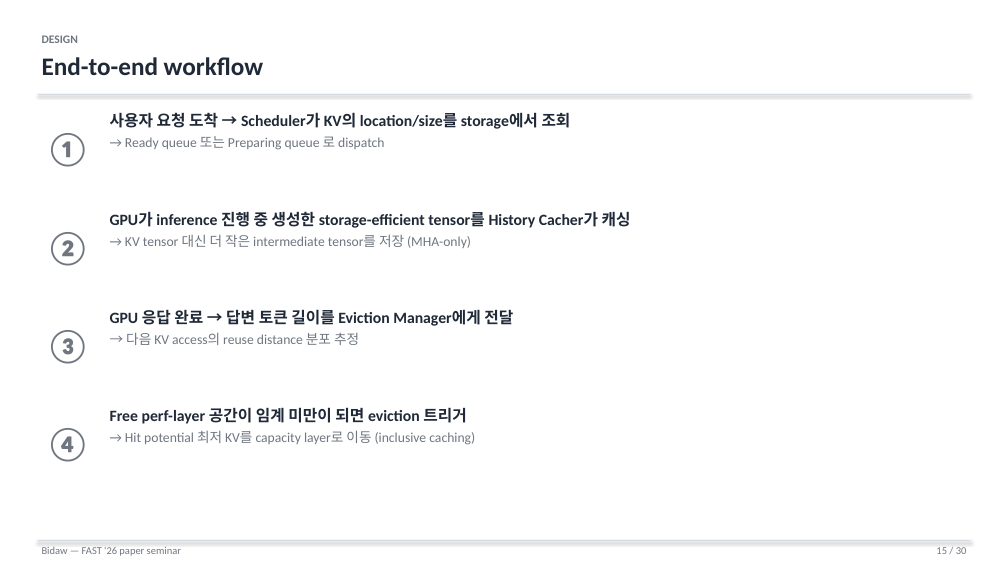
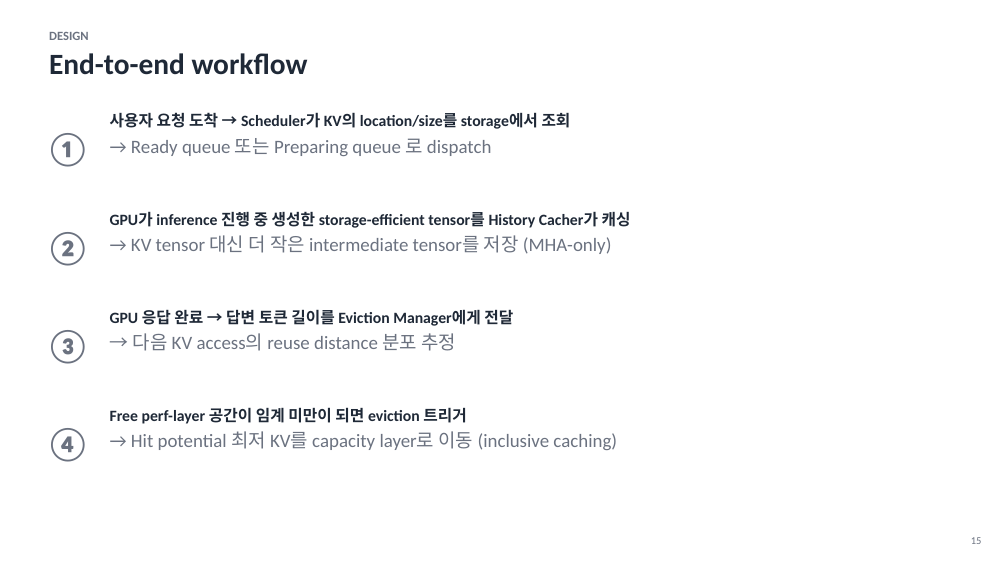
Before and after one commit to Daejun/bidaw, a slide deck: slide 15 of Bidaw_seminar.pptx. Drawn at 1008x567 pixels with LibreOffice and Linux fonts; fonts in the diff are those of the drawing. Boxes give left, top, right and bottom in pixels: in the first picture for what was removed or moved away, otherwise in the second. Text is boxed around its words. In the diff, an @@ line names an element or a change of style, - is before the commit and + after.

Commit message:
Redesign deck in vLLM Kwon (SOSP'23) academic style
Reference: Woosuk Kwon's PagedAttention talk slides + UC Davis vLLM
lecture. Key shifts:

- Body 13pt → 18pt, title 24pt → 28pt, kicker upper-cased small grey
- Title slide: yellow + blue vertical accent bars on the left, 38pt
  bold title, single-line author row
- Header band: no rule, no colour bar — kicker + big title with
  generous whitespace
- Footer reduced to a small page number on the bottom-right
- Single emphasis colour (red #D9352A) on key terms / numbers
- Pastel callout palette (yellow / blue / green / peach) defined for
  future figure annotations
- Trimmed slide-3 bullets ~50% to match lower text density

30-slide structure and embedded figures unchanged.

```diff
--- a/Bidaw_seminar.pptx
+++ b/Bidaw_seminar.pptx
@@ text "DESIGN": place and size @@
-text "DESIGN" at (42, 35, 263, 75)
+text "DESIGN" at (49, 32, 308, 75)
@@ text "DESIGN" at (49, 32, 308, 75): size 11 to 12 pt, text colour #707680 to #6B7280 in "DESIGN"; size 24 to 28 pt in "End-to-end workflow"; less space between paragraphs @@
@@ line removed from (38, 95) to (970, 95) @@
@@ text at (131, 138, 491, 156): size 13 to 18 pt, text colour #707680 to #6B7280 in "→ Ready queue 또는 Preparing queue 로 ..." @@
@@ text at (131, 235, 612, 254): size 13 to 18 pt, text colour #707680 to #6B7280 in "→ KV tensor 대신 더 작은 intermediate ..." @@
@@ text at (133, 333, 456, 351): size 13 to 18 pt, text colour #707680 to #6B7280 in "→ 다음 KV access의 reuse distance 분포 ..." @@
@@ text at (131, 431, 617, 450): size 13 to 18 pt, text colour #707680 to #6B7280 in "→ Hit potential 최저 KV를 capacity layer로 ..." @@
@@ text at (971, 537, 982, 544): text changed; text colour #707680 to #6B7280 @@
-15 / 30
+15
@@ line removed from (38, 541) to (970, 541) @@
@@ text removed at (42, 547, 181, 556) @@
-Bidaw — FAST '26 paper seminar
```
Also in this commit, not shown: 29 other slides changed, 2 other files.
